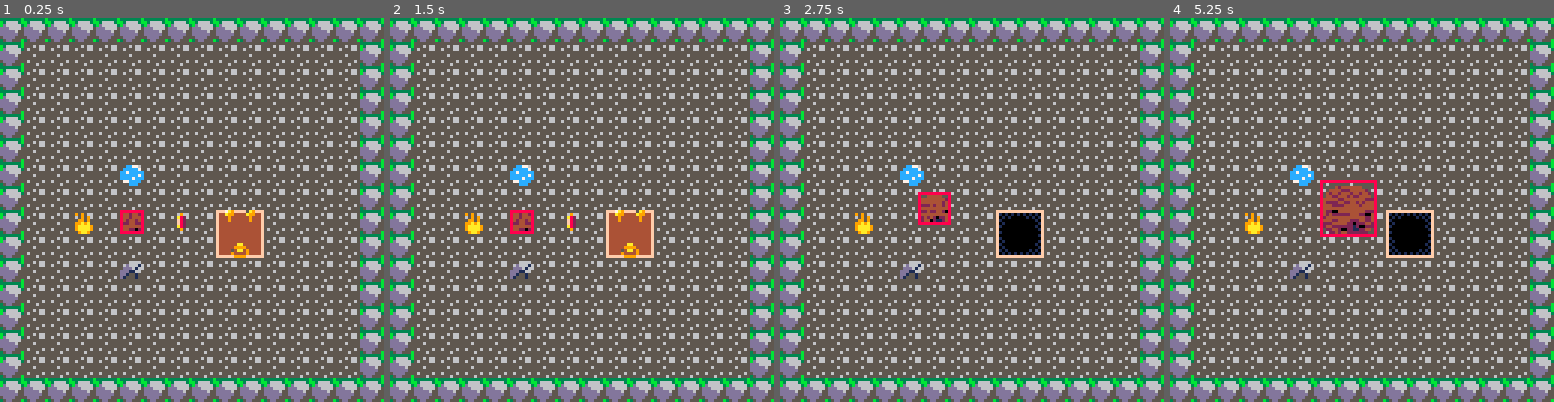
Above: before the commit, frames 1-4 (left to right).
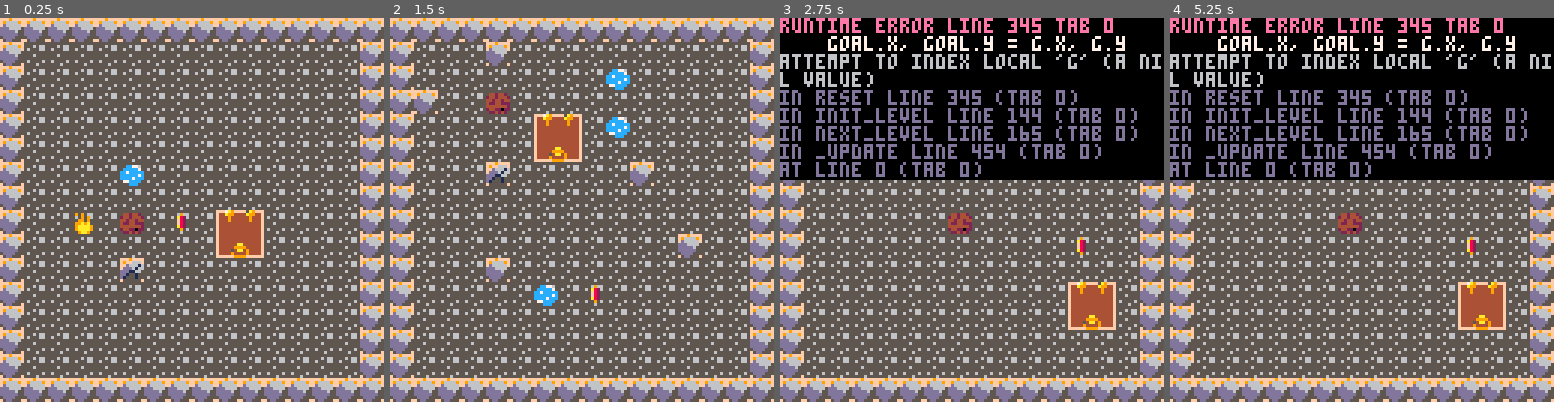
Above: after the commit, the same moments.

Repository: cassandra-largosa/Jelly-and-Jam
Game: PICO-8 cartridge jam.p8
Same seed, same stepped clock (60 frames per second), same inputs: the game is played once before the commit and once after it.
Inputs:
- Up to frame 1 (0.25 s): no input
- Up to frame 2 (1.5 s): tap X (X key) at 0.33, 1.07 s; tap O (Z key) at 0.7 s
- Up to frame 3 (2.75 s): hold Right 1.6-2.1 s; tap O (Z key) at 1.7, 2.1, 2.5 s; tap X (X key) at 1.85 s; hold Up 2.15-2.42 s; hold Right from 2.47 s (still down)
- Up to frame 4 (5.25 s): tap O (Z key) every 0.4 s from 2.9 to 4.9 s; tap X (X key) at 2.97, 4.08, 5.2 s; release Right at 3.03 s; hold Left 3.08-3.58 s; hold Down 3.63-3.97 s; hold Right 4.02-4.68 s; hold Up 4.73-5.03 s; hold Left from 5.08 s (still down)

The runs differ from the first frame. In frame 1, 6.1% of the frame differs, in the area x 0-100%, y 0-100%; in frame 2, 13%; in frame 3, 50%; in frame 4, 50%.
Error after the commit: runtime error line 345 tab 0; goal.x, goal.y = g.x, g.y; attempt to index local 'g' (a nil value)

Commit message:
Skip and reset buttons

Diff:
--- a/jam.p8
+++ b/jam.p8
@@ -45,6 +45,7 @@
               exit = 75,
               exit_closed = 75,
               exit_open = 77,
+              sand = 81,
               rock = 83,
               floor = 85,
               puddle = 86,
@@ -191,9 +192,9 @@
 under = {[sprite_map.none] = sprite_map.floor,
          [sprite_map.puddle] = sprite_map.floor,
          [sprite_map.goal] = sprite_map.floor,
-         [sprite_map.pebble] = sprite_map.floor,
          [sprite_map.fire] = sprite_map.floor,
-         [sprite_map.rock] = sprite_map.grass}
+         [sprite_map.rock] = sprite_map.sand,
+         [sprite_map.pebble] = sprite_map.sand}
 
 --map object stuff
 function get_map_objects(name, level)
@@ -426,8 +427,10 @@
     end
 
     --mud bounding box
-    local r = mud.get_rect()
-    rect(r.x1, r.y1, r.x2, r.y2, 8)
+    if debug then
+        local r = mud.get_rect()
+        rect(r.x1, r.y1, r.x2, r.y2, 8)
+    end
 
     --text
     if debug then print("size: "..mud.size.." x: "..mud.x.." y: "..mud.y, 0, 0, 2) end
@@ -443,8 +446,17 @@
     --start game, if necessary
     if cur_level < 0 then start_game() end
 
-    --debug reset level
-    if debug and btnp(4) then init_level(cur_level) end
+    --reset level
+    if btnp(5) then
+        init_level(cur_level)
+        return
+    end
+
+    --debug skip level
+    if btnp(4) then
+        next_level()
+        return
+    end
 
     if mud.alive then
         --move and grow mud
@@ -501,6 +513,7 @@
             for fire in all(fires) do
                 if collide(mud.get_rect(), fire.rect) then
                     mud.kill()
+                    sfx(24)
                     break
                 end
             end
